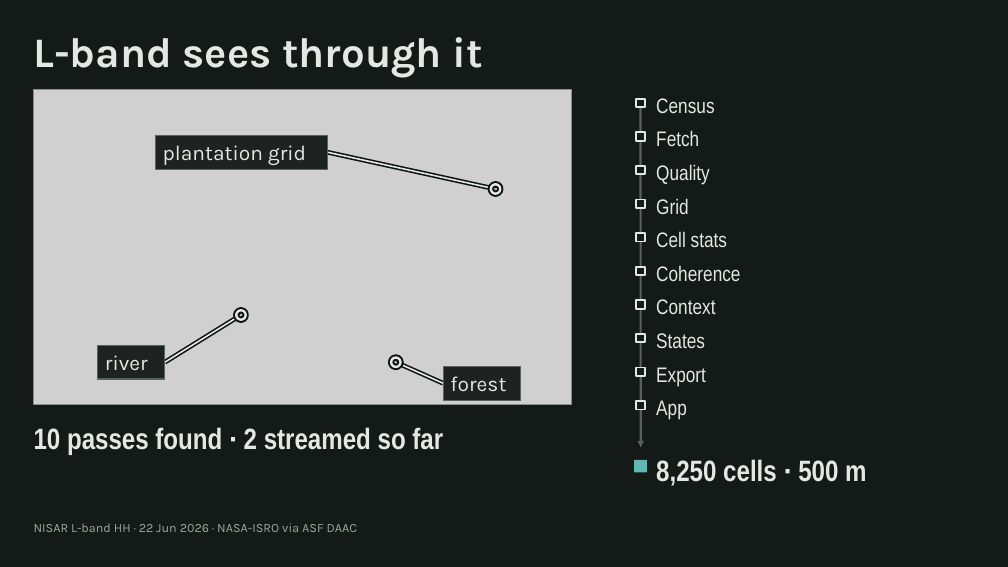
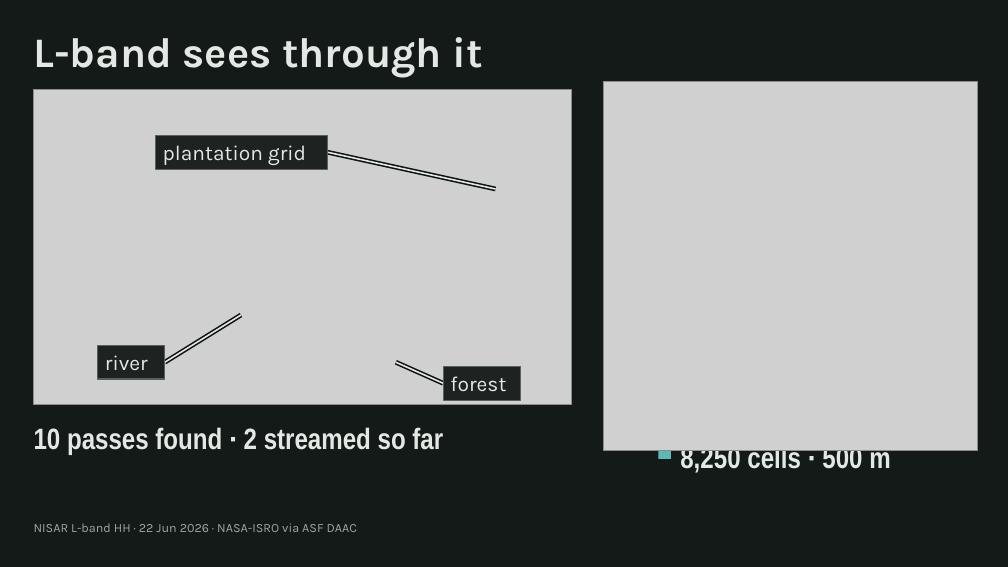
Before and after one commit to gothitbytrucksotruckman/NapasGambut, a slide deck: slide 3 of Napas_Gambut_deck.pptx. Drawn at 1008x567 pixels with LibreOffice and Linux fonts; fonts in the diff are those of the drawing; grey boxes stand for pictures. Boxes give left, top, right and bottom in pixels: in the first picture for what was removed or moved away, otherwise in the second. Text is boxed around its words. In the diff, an @@ line names an element or a change of style, - is before the commit and + after.

```diff
--- a/Napas_Gambut_deck.pptx
+++ b/Napas_Gambut_deck.pptx
@@ picture added at [603,82,977,450] @@
@@ rectangle removed at [637,99,645,107] @@
@@ arrow removed from (640, 103) to (641, 448) @@
@@ text removed at [656,98,714,113] @@
-Census
@@ rectangle removed at [637,132,645,141] @@
@@ text removed at [656,130,699,146] @@
-Fetch
@@ rectangle removed at [637,166,645,174] @@
@@ text removed at [656,164,710,185] @@
-Quality
@@ ellipse removed at [491,185,500,194] @@
@@ ellipse removed at [491,185,500,194] @@
@@ rectangle removed at [637,200,645,208] @@
@@ text removed at [656,198,689,214] @@
-Grid
@@ rectangle removed at [637,233,645,241] @@
@@ text removed at [656,232,727,247] @@
-Cell stats
@@ rectangle removed at [637,267,645,275] @@
@@ text removed at [656,266,740,281] @@
-Coherence
@@ text removed at [656,299,715,314] @@
-Context
@@ ellipse removed at [236,310,245,319] @@
@@ ellipse removed at [236,310,245,319] @@
@@ rectangle removed at [637,300,645,309] @@
@@ ellipse removed at [391,358,400,367] @@
@@ ellipse removed at [391,358,400,367] @@
@@ rectangle removed at [637,334,645,343] @@
@@ text removed at [656,333,705,348] @@
-States
@@ rectangle removed at [637,368,645,376] @@
@@ text removed at [656,367,706,387] @@
-Export
@@ rectangle removed at [637,402,645,410] @@
@@ text removed at [656,400,687,420] @@
-App
@@ rectangle: place and size @@
-rectangle at [634,460,647,473]
+rectangle at [659,446,671,459]
@@ text "8,250 cells · 500 m": place and size @@
-text "8,250 cells · 500 m" at [656,459,866,486]
+text "8,250 cells · 500 m" at [680,444,890,473]
```
Also in this commit, not shown: 5 other slides changed, 7 other files.
